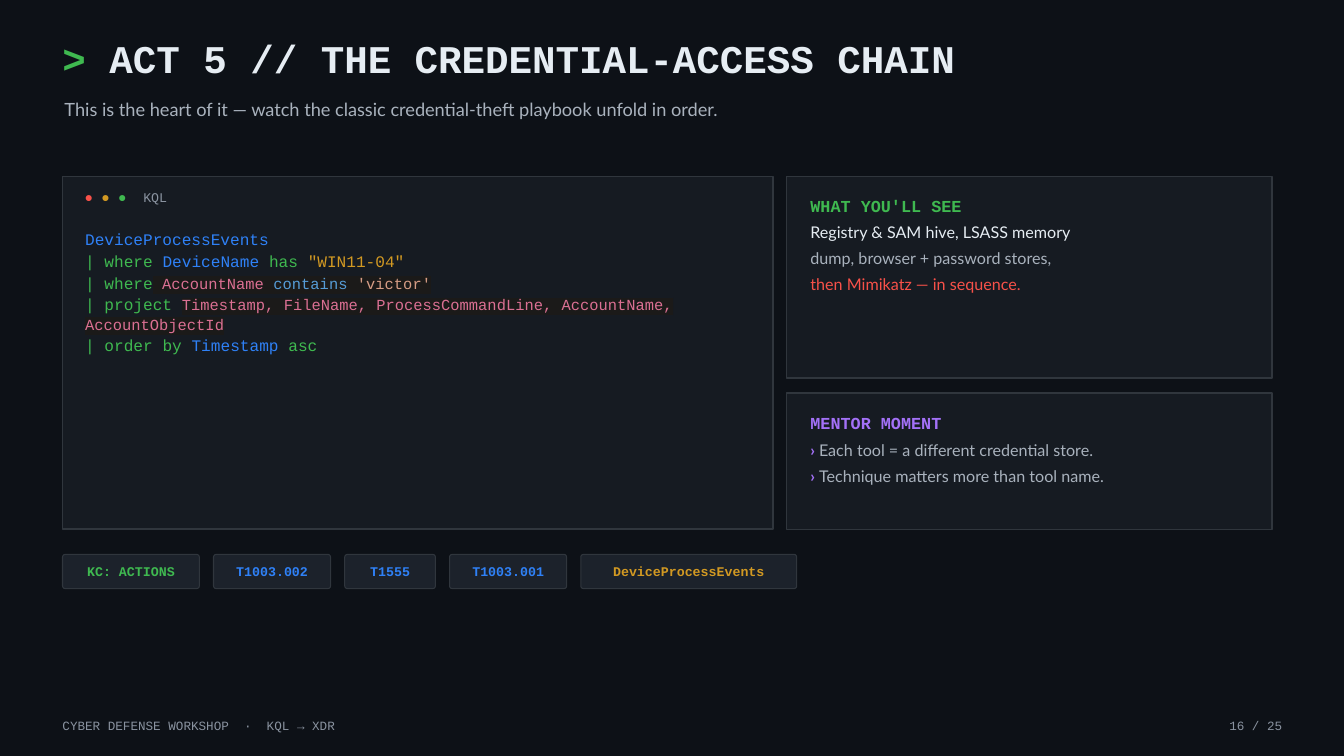
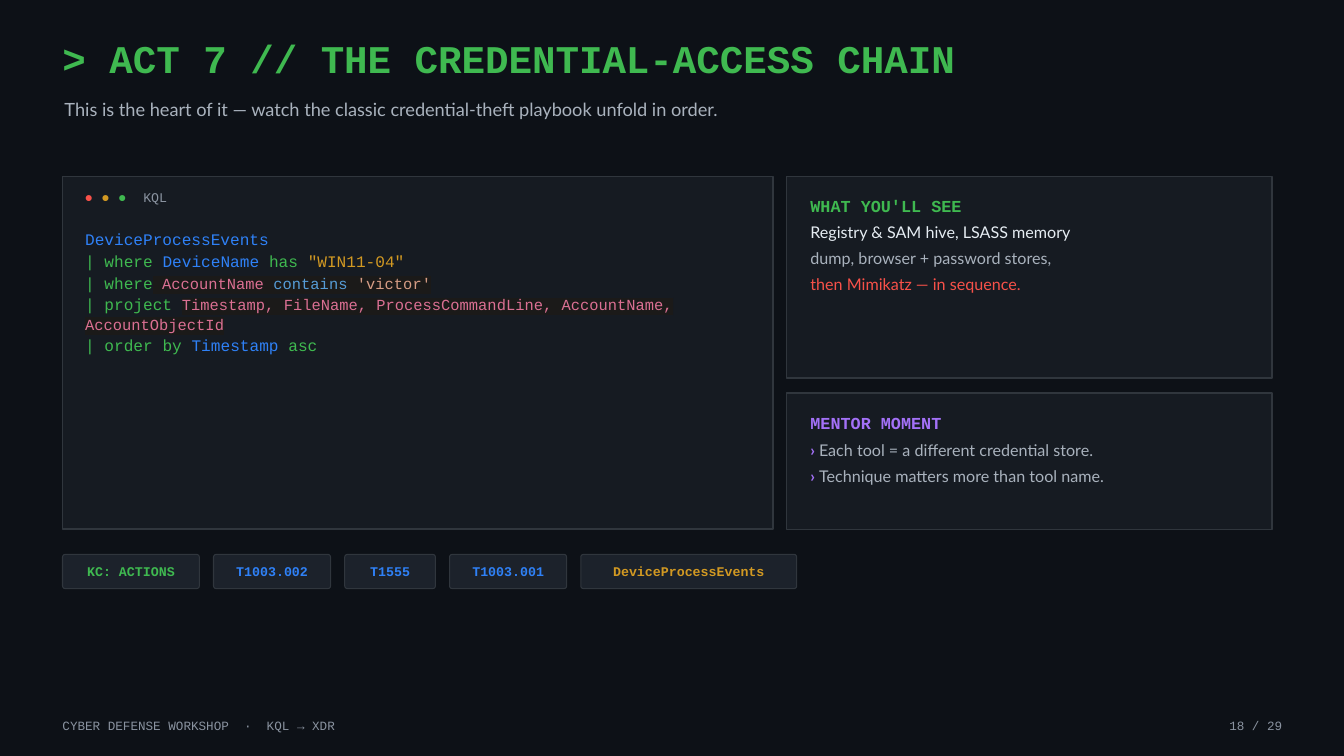
Before and after one commit to dcodev1702/Cyber-Defense-Workshop-ADX, a slide deck: slide 18 of STUDENT-GUIDES/Cyber_Defense_KQL_Workshop_v2.pptx (slide 16 before the commit). Drawn at 1344x756 pixels with LibreOffice and Linux fonts; fonts in the diff are those of the drawing. Boxes give left, top, right and bottom in pixels: in the first picture for what was removed or moved away, otherwise in the second. Text is boxed around its words. In the diff, an @@ line names an element or a change of style, - is before the commit and + after.

```diff
--- a/STUDENT-GUIDES/Cyber_Defense_KQL_Workshop_v2.pptx
+++ b/STUDENT-GUIDES/Cyber_Defense_KQL_Workshop_v2.pptx
@@ text at <box>109,47,954,74</box>: text changed; text colour #E6EDF3 to #3FB950 @@
-> ACT 5 // THE CREDENTIAL-ACCESS CHAIN
+> ACT 7 // THE CREDENTIAL-ACCESS CHAIN
@@ text at <box>1229,721,1282,730</box>: text changed @@
-16 / 25
+18 / 29
```
Also in this commit, not shown: 24 other slides changed, 4 slides added.
